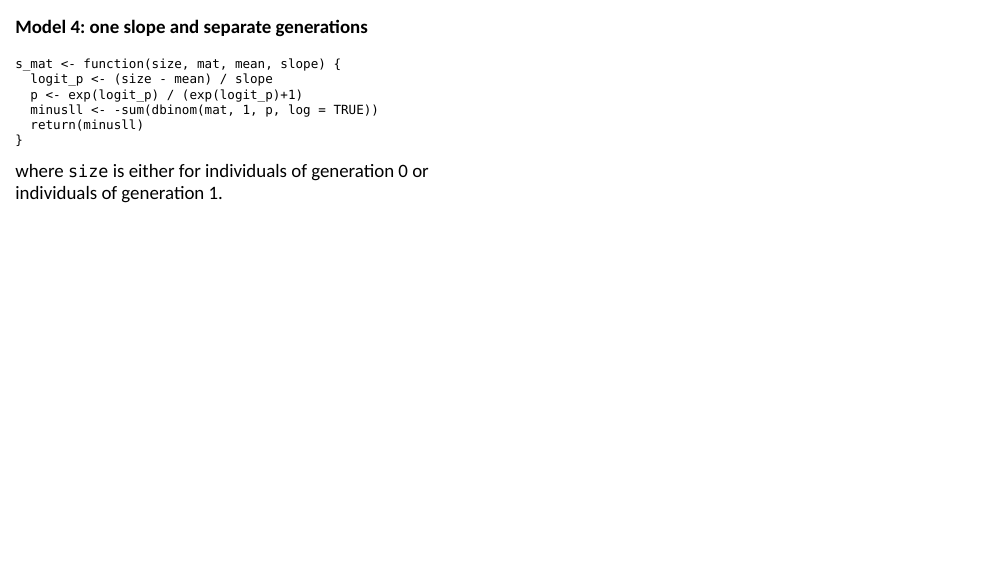
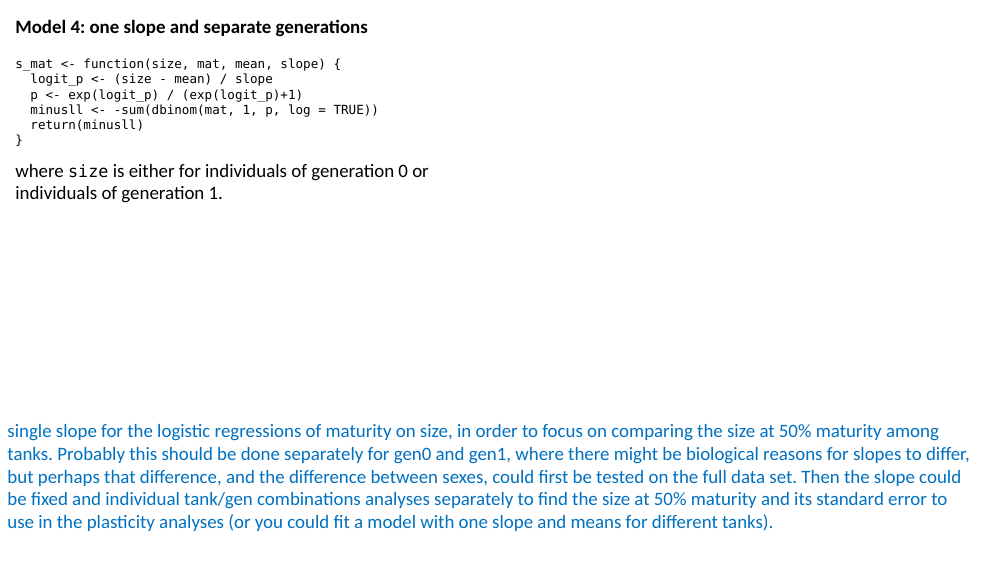
Before and after one commit to sam0per/Littorina_CZ_offspring, a slide deck: slide 10 of docs/Littorina_offspring_size_maturity.pptx (slide 9 before the commit). Drawn at 1008x567 pixels with LibreOffice and Linux fonts; fonts in the diff are those of the drawing. Boxes give left, top, right and bottom in pixels: in the first picture for what was removed or moved away, otherwise in the second. Text is boxed around its words. In the diff, an @@ line names an element or a change of style, - is before the commit and + after.

Commit message:
size at maturity sex and generation models

```diff
--- a/docs/Littorina_offspring_size_maturity.pptx
+++ b/docs/Littorina_offspring_size_maturity.pptx
@@ text added at (x1=7, y1=424, x2=970, y2=531), 18 pt, text #0070C0 @@
+single slope for the logistic regressions of maturity on size, in order to focus on comparing the size at 50% maturity among tanks. Probably this should be done separately for gen0 and gen1, where there might be biological reasons for slopes to differ, but perhaps that difference, and the difference between sexes, could first be tested on the full data set. Then the slope could be fixed and individual tank/gen combinations analyses separately to find the size at 50% maturity and its standard error to use in the plasticity analyses (or you could fit a model with one slope and means for different tanks).
```
Also in this commit, not shown: 6 other slides changed, 4 slides added, 2 slides removed, 2 other files.
